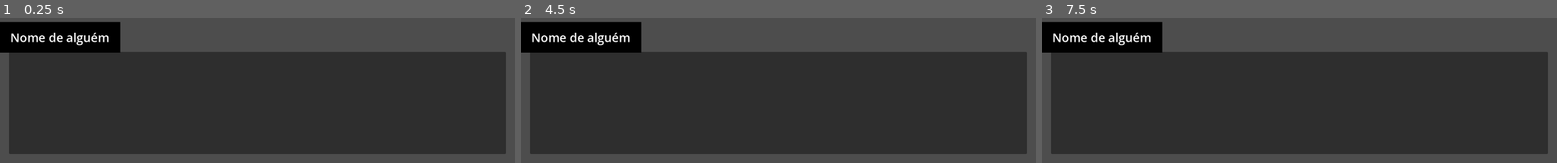
Above: before the commit, frames 1-3 (left to right).
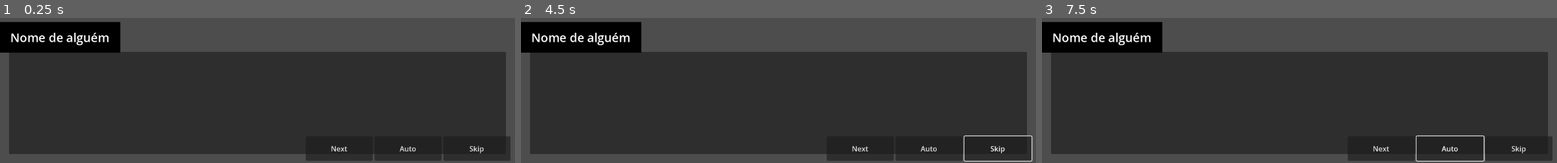
Above: after the commit, the same moments.

Repository: Dragvid/Derbi
Game: Godot game, scene res://GamePlayModules/cutscenes/dialog_scene.tscn
Same seed, same stepped clock (60 frames per second), same inputs: the game is played once before the commit and once after it. This scene is started directly instead of the project's main scene.
Inputs (mouse positions are in pixels of both pictures, inside the frame that each line leads up to):
- Up to frame 1 (0.25 s): no input
- Up to frame 2 (4.5 s): click (927, 148) at 0.5 s, where only the run after the commit has a clickable "Auto"; click (860, 148) at 1.25 s, where only the run after the commit has a clickable "Next"; click (860, 148) at 2 s, where only the run after the commit has a clickable "Next"; click (999, 148) at 2.75 s, where only the run after the commit has a clickable "Skip"; click (999, 148) at 3.5 s, where only the run after the commit has a clickable "Skip"; tap Enter (ui_accept) at 4.25 s; move the mouse to (outside the picture) at 4.27 s; hold Right (right) from 4.28 s (still down); hold Enter (ui_accept) from 4.28 s (still down)
- Up to frame 3 (7.5 s): move the mouse to (1196, 33) at 5.02 s; release Right (right) at 5.03 s; release Enter (ui_accept) at 5.03 s; hold Down (down) 5.03-5.78 s; tap Enter (ui_accept) at 5.1, 5.27, 5.57, 5.75, 6.6, 6.77, 7.07, 7.25 s; move the mouse to (outside the picture) at 5.77 s; hold Right (right) 5.78-6.53 s; hold Enter (ui_accept) 5.78-6.53 s; move the mouse to (1273, 76) at 6.52 s; hold Up (up) 6.53-7.28 s; move the mouse to (1454, 61) at 7.27 s; hold Left (left) from 7.28 s (still down); hold Enter (ui_accept) from 7.28 s (still down)

The runs differ from the first frame. In frame 1, 2.0% of the frame differs, in the area x 59-100%, y 81-99%; in frame 2, 2.3%, in the area x 59-100%, y 80-100%; in frame 3, 2.3%.

Commit message:
More features to the cutscenes

Diff:
--- a/GamePlayModules/cutscenes/dialog_scene.gd
+++ b/GamePlayModules/cutscenes/dialog_scene.gd
@@ -1,6 +1,7 @@
 extends Control
-@export var test_string: String
-@export var time_between_chars: float
+@export var test_string : String
+@export var time_between_chars : float
+@export var time_between_lines : float
 
 var episode_to_show : String = AppInfo.current_chapter
 
@@ -14,6 +15,9 @@
 
 var is_writing: bool = false
 var skip_writing: bool = false
+var skip_scene: bool = false
+var autoplay:bool = false
+var advance_line: bool = false
 
 func _ready() -> void:
 	#Write_line("test", test_string)
@@ -34,12 +38,52 @@
 			await update_portrait(line["portrait"], line["side"])
 		if line.has("speaker") and line.has("text"):
 			await Write_line(line["speaker"], line["text"])
-			await wait_for_input()
+			if !autoplay:
+				await wait_for_input()
+			else:
+				await get_tree().create_timer(time_between_lines).timeout
+
+#func Play_scene(scene_name: String):
+	#if not script_json.has(scene_name):
+		#print("Scene not found: ", scene_name)
+		#return
+	#var lines = script_json[scene_name]
+	#for line in lines:
+		#if skip_scene:
+			## jump to last line only
+			#var last_line = lines[lines.size() - 1]
+			#if last_line.has("portrait") and last_line.has("side"):
+				#await update_portrait(last_line["portrait"], last_line["side"])
+			#if last_line.has("speaker") and last_line.has("text"):
+				#await Write_line(last_line["speaker"], last_line["text"])
+				#await wait_for_input()
+			#skip_scene = false
+			#return
+		#if line.has("portrait") and line.has("side"):
+			#await update_portrait(line["portrait"], line["side"])
+		#if line.has("speaker") and line.has("text"):
+			#await Write_line(line["speaker"], line["text"])
+			#await wait_for_input()
+
+func Skip_Chapter(scene_name: String):
+	if not script_json.has(scene_name):
+		print("Scene not found: ", scene_name)
+		return
+	var lines = script_json[scene_name]
+	var last_line = lines[lines.size() - 1]
+	await Write_line(last_line["speaker"], last_line["text"])
+	await wait_for_input()
+
+#func wait_for_input() -> void:
+	#await get_tree().create_timer(0.1).timeout
+	#while not Input.is_action_just_pressed("ui_accept"):
+		#await get_tree().process_frame
 
 func wait_for_input() -> void:
 	await get_tree().create_timer(0.1).timeout
-	while not Input.is_action_just_pressed("ui_accept"):
+	while not Input.is_action_just_released("ui_accept") and not advance_line:
 		await get_tree().process_frame
+	advance_line = false
 
 func Write_line(speaker_name: String, current_line: String = "...") -> void:
 	is_writing = true
@@ -68,3 +112,23 @@
 			portrait_side_a.modulate.a = 0.5
 		"background":
 			background_image.texture = new_image
+
+func Advance_line():
+	if is_writing:
+		skip_writing = true
+	else:
+		advance_line = true
+
+func _on_auto_button_button_up() -> void:
+	autoplay = !autoplay
+	Advance_line()
+
+
+func _on_skip_button_button_up() -> void:
+	pass
+
+
+func _on_next_button_button_up() -> void:
+	if autoplay:
+		autoplay = false
+	Advance_line()
--- a/GamePlayModules/cutscenes/dialog_scene.tscn
+++ b/GamePlayModules/cutscenes/dialog_scene.tscn
@@ -14,6 +14,7 @@
 grow_vertical = 2
 script = ExtResource("1_3ysf3")
 time_between_chars = 0.05
+time_between_lines = 1.0
 
 [node name="separator" type="VBoxContainer" parent="." unique_id=454067924]
 layout_mode = 1
@@ -131,3 +132,39 @@
 text = "Nome de alguém"
 horizontal_alignment = 1
 vertical_alignment = 1
+
+[node name="MarginContainer" type="MarginContainer" parent="." unique_id=38583428]
+custom_minimum_size = Vector2(0, 60)
+layout_mode = 1
+anchors_preset = 12
+anchor_top = 1.0
+anchor_right = 1.0
+anchor_bottom = 1.0
+grow_horizontal = 2
+grow_vertical = 0
+offset_transform_enabled = true
+theme_override_constants/margin_right = 10
+theme_override_constants/margin_bottom = 5
+
+[node name="HBoxContainer" type="HBoxContainer" parent="MarginContainer" unique_id=1936895177]
+layout_mode = 2
+alignment = 2
+
+[node name="next_Button" type="Button" parent="MarginContainer/HBoxContainer" unique_id=604163953]
+custom_minimum_size = Vector2(150, 0)
+layout_mode = 2
+text = "Next"
+
+[node name="auto_Button" type="Button" parent="MarginContainer/HBoxContainer" unique_id=770970914]
+custom_minimum_size = Vector2(150, 0)
+layout_mode = 2
+text = "Auto"
+
+[node name="skip_Button" type="Button" parent="MarginContainer/HBoxContainer" unique_id=1906381373]
+custom_minimum_size = Vector2(150, 0)
+layout_mode = 2
+text = "Skip"
+
+[connection signal="button_up" from="MarginContainer/HBoxContainer/next_Button" to="." method="_on_next_button_button_up"]
+[connection signal="button_up" from="MarginContainer/HBoxContainer/auto_Button" to="." method="_on_auto_button_button_up"]
+[connection signal="button_up" from="MarginContainer/HBoxContainer/skip_Button" to="." method="_on_skip_button_button_up"]
--- /dev/null
+++ b/GamePlayModules/cutscenes/level prefab/dialog_transition.tscn
@@ -0,0 +1,16 @@
+[gd_scene format=3 uid="uid://bgnr4ax6lobqv"]
+
+[ext_resource type="Script" uid="uid://b8cj4g6oc8cqw" path="res://GamePlayModules/cutscenes/level prefab/dialog_transition.gd" id="1_7yc3j"]
+
+[sub_resource type="RectangleShape2D" id="RectangleShape2D_a7j8x"]
+size = Vector2(50, 80)
+
+[node name="dialog_transition" type="Area2D" unique_id=600604147]
+script = ExtResource("1_7yc3j")
+chapter_name = "Saída do estádio"
+
+[node name="CollisionShape2D" type="CollisionShape2D" parent="." unique_id=1134777535]
+position = Vector2(-1, 1)
+shape = SubResource("RectangleShape2D_a7j8x")
+
+[connection signal="area_entered" from="." to="." method="_on_area_entered"]
--- a/GamePlayModules/levels/test_level/test_level_scene.tscn
+++ b/GamePlayModules/levels/test_level/test_level_scene.tscn
@@ -6,9 +6,9 @@
 [ext_resource type="Texture2D" uid="uid://bg7br404huv84" path="res://icon.svg" id="4_daun8"]
 [ext_resource type="Script" uid="uid://dpau1nus0dh17" path="res://GamePlayModules/levels/enemy_encounters/random_encounter_enemy.gd" id="5_18ejq"]
 [ext_resource type="Texture2D" uid="uid://cgebv7ut2qsl5" path="res://Assets/enemies/0040162_pro-player-jersey-hyper-blue.jpeg" id="6_lyrt0"]
-[ext_resource type="Script" uid="uid://bkehba5cldxlc" path="res://GamePlayModules/shop/level object/Entry_shop.gd" id="7_7ggdl"]
+[ext_resource type="PackedScene" uid="uid://bo8c6x5lrfh61" path="res://GamePlayModules/shop/level object/shop.tscn" id="7_tvmjw"]
 [ext_resource type="PackedScene" uid="uid://bd1p5auqxetmb" path="res://Ui/pause menu/Pause_menu.tscn" id="8_4dr66"]
-[ext_resource type="Script" uid="uid://b8cj4g6oc8cqw" path="res://GamePlayModules/cutscenes/level prefab/dialog_transition.gd" id="8_tvmjw"]
+[ext_resource type="PackedScene" uid="uid://bgnr4ax6lobqv" path="res://GamePlayModules/cutscenes/level prefab/dialog_transition.tscn" id="8_tvmjw"]
 
 [sub_resource type="RectangleShape2D" id="RectangleShape2D_2xj1p"]
 
@@ -18,9 +18,6 @@
 
 [sub_resource type="RectangleShape2D" id="RectangleShape2D_ff60c"]
 size = Vector2(52, 177)
-
-[sub_resource type="RectangleShape2D" id="RectangleShape2D_a7j8x"]
-size = Vector2(50, 80)
 
 [node name="TestLevelScene" type="Node2D" unique_id=613694492]
 script = ExtResource("1_u3f6k")
@@ -91,24 +88,11 @@
 position = Vector2(2, -1.5)
 shape = SubResource("RectangleShape2D_ff60c")
 
-[node name="shop" type="Area2D" parent="." unique_id=315683155]
+[node name="shop" parent="." unique_id=278367553 instance=ExtResource("7_tvmjw")]
 position = Vector2(134, 399)
-script = ExtResource("7_7ggdl")
-shop_name = "test"
-return_pos_offset = Vector2(100, 0)
 
-[node name="CollisionShape2D" type="CollisionShape2D" parent="shop" unique_id=312047815]
-position = Vector2(-1, 1)
-shape = SubResource("RectangleShape2D_a7j8x")
-
-[node name="dialog_transition" type="Area2D" parent="." unique_id=771991318]
+[node name="dialog_transition" parent="." unique_id=600604147 instance=ExtResource("8_tvmjw")]
 position = Vector2(-104, 486)
-script = ExtResource("8_tvmjw")
-chapter_name = "Saída do estádio"
-
-[node name="CollisionShape2D" type="CollisionShape2D" parent="dialog_transition" unique_id=963826452]
-position = Vector2(-1, 1)
-shape = SubResource("RectangleShape2D_a7j8x")
 
 [node name="CanvasLayer" type="CanvasLayer" parent="." unique_id=1528680669]
 
@@ -119,5 +103,3 @@
 
 [connection signal="area_entered" from="enemy" to="enemy" method="_on_area_entered"]
 [connection signal="area_entered" from="enemy2" to="enemy2" method="_on_area_entered"]
-[connection signal="area_entered" from="shop" to="shop" method="_on_area_entered"]
-[connection signal="area_entered" from="dialog_transition" to="dialog_transition" method="_on_area_entered"]
--- /dev/null
+++ b/GamePlayModules/shop/level object/shop.tscn
@@ -0,0 +1,17 @@
+[gd_scene format=3 uid="uid://bo8c6x5lrfh61"]
+
+[ext_resource type="Script" uid="uid://bkehba5cldxlc" path="res://GamePlayModules/shop/level object/Entry_shop.gd" id="1_7oyjo"]
+
+[sub_resource type="RectangleShape2D" id="RectangleShape2D_a7j8x"]
+size = Vector2(50, 80)
+
+[node name="shop" type="Area2D" unique_id=278367553]
+script = ExtResource("1_7oyjo")
+shop_name = "test"
+return_pos_offset = Vector2(100, 0)
+
+[node name="CollisionShape2D" type="CollisionShape2D" parent="." unique_id=1607209890]
+position = Vector2(-1, 1)
+shape = SubResource("RectangleShape2D_a7j8x")
+
+[connection signal="area_entered" from="." to="." method="_on_area_entered"]
